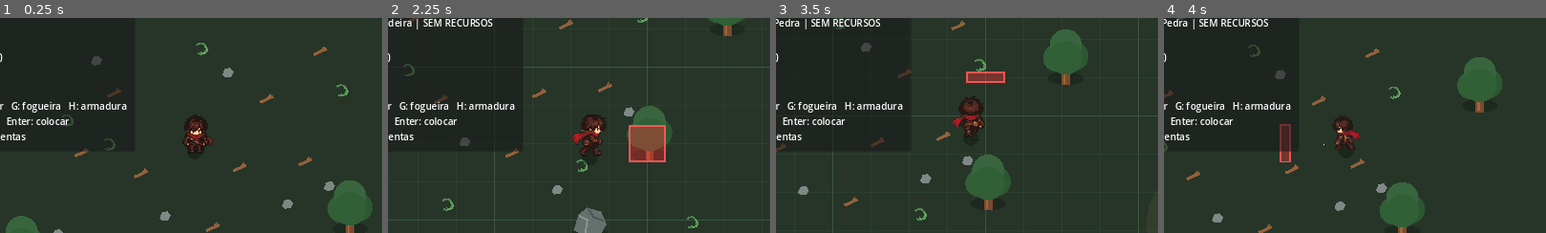
Above: before the commit, frames 1-4 (left to right).
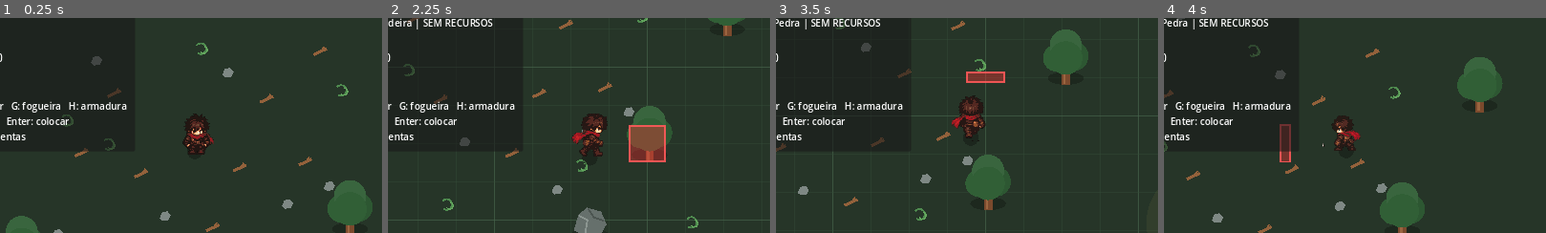
Above: after the commit, the same moments.

Repository: janduyankiingles-ops/Fantasy-Sandbox
Game: Godot game, scene res://scenes/main.tscn
The game is run twice, just before and just after one commit, with the same random seed, the same clock (stepped at 60 frames per second) and the same inputs.
Inputs:
- Up to frame 1 (0.25 s): no input
- Up to frame 2 (2.25 s): tap Enter at 0.5 s; hold D 0.53-1.28 s; tap I at 0.6 s; tap Space at 0.77, 1.52 s; hold S 1.28-2.03 s; tap C at 1.35 s; hold D from 2.03 s (still down); tap B at 2.1 s
- Up to frame 3 (3.5 s): release D at 2.78 s; hold W from 2.78 s (still down); tap Q at 2.85 s; tap Space at 3.02 s
- Up to frame 4 (4 s): release W at 3.53 s; hold A from 3.53 s (still down); tap R at 3.6 s; tap Space at 3.77 s
The pictures show only the part of the screen within x 24-74%, y 21-71%; the shares and areas given below are measured in that part.

The runs differ from the first frame. In frame 1, 0.5% of the frame differs, in the area x 48-56%, y 44-64%; in frame 2, 0.4%; in frame 3, 0.3%; in frame 4, 0.2%.

Commit message:
v0.0.18.1: manually advance player animation frames

Diff:
--- a/scripts/player_visual.gd
+++ b/scripts/player_visual.gd
@@ -15,23 +15,32 @@
 
 const CELL_SIZE: int = 64
 
-var current_state: String = ""
+var current_state: String = "idle"
 var current_direction: String = "down"
+var current_animation_name: String = ""
+var animation_clock: float = 0.0
+var animation_frame_index: int = 0
 
 func _ready() -> void:
 	texture_filter = CanvasItem.TEXTURE_FILTER_NEAREST
+	centered = true
 	position = Vector2(0, -17)
-	scale = Vector2(1.2, 1.2)
+	scale = Vector2(1.25, 1.25)
 	z_index = 1
+
 	_build_sprite_frames()
-	current_state = "idle"
-	current_direction = "down"
-	play("idle_down")
+	_switch_animation("idle", "down")
+
+func _process(delta: float) -> void:
+	_advance_animation(delta)
 
 func _build_sprite_frames() -> void:
 	var frames: SpriteFrames = SpriteFrames.new()
 
-	# Ordem das linhas das folhas Idle/Walk:
+	if frames.has_animation("default"):
+		frames.remove_animation("default")
+
+	# Ordem das linhas nas folhas Idle/Walk:
 	# 0 = frente, 1 = esquerda, 2 = costas, 3 = direita.
 	_add_direction_animations(frames, "down", 0, ATTACK_DOWN, GATHER_DOWN)
 	_add_direction_animations(frames, "left", 1, ATTACK_LEFT, GATHER_LEFT)
@@ -96,13 +105,14 @@
 	frames.set_animation_loop(animation_name, loop_animation)
 
 	for index in range(frame_count):
-		var frame_texture: AtlasTexture = AtlasTexture.new()
-		frame_texture.atlas = sheet
-		frame_texture.region = Rect2(
-			float(index * CELL_SIZE),
-			float(row * CELL_SIZE),
-			float(CELL_SIZE),
-			float(CELL_SIZE)
+		var frame_texture: AtlasTexture = _make_frame_texture(
+			sheet,
+			Rect2(
+				float(index * CELL_SIZE),
+				float(row * CELL_SIZE),
+				float(CELL_SIZE),
+				float(CELL_SIZE)
+			)
 		)
 		frames.add_frame(animation_name, frame_texture)
 
@@ -119,15 +129,27 @@
 	frames.set_animation_loop(animation_name, loop_animation)
 
 	for index in range(frame_count):
-		var frame_texture: AtlasTexture = AtlasTexture.new()
-		frame_texture.atlas = sheet
-		frame_texture.region = Rect2(
-			float(index * CELL_SIZE),
-			0.0,
-			float(CELL_SIZE),
-			float(CELL_SIZE)
+		var frame_texture: AtlasTexture = _make_frame_texture(
+			sheet,
+			Rect2(
+				float(index * CELL_SIZE),
+				0.0,
+				float(CELL_SIZE),
+				float(CELL_SIZE)
+			)
 		)
 		frames.add_frame(animation_name, frame_texture)
+
+func _make_frame_texture(sheet: Texture2D, frame_region: Rect2) -> AtlasTexture:
+	var frame_texture: AtlasTexture = AtlasTexture.new()
+	frame_texture.atlas = sheet
+	frame_texture.region = frame_region
+
+	# Impede que pixels do quadro vizinho apareçam nas bordas quando
+	# o atlas é escalado.
+	frame_texture.filter_clip = true
+
+	return frame_texture
 
 func set_visual_state(state_name: String, facing_direction: Vector2) -> void:
 	var direction_name: String = _get_direction_name(facing_direction)
@@ -138,15 +160,59 @@
 		final_state = "idle"
 		desired_animation = "idle_" + direction_name
 
-	# Não reinicia a animação a cada frame.
-	# Enquanto estado e direção não mudarem, o AnimatedSprite2D continua
-	# avançando normalmente pelos frames atuais.
 	if final_state == current_state and direction_name == current_direction:
 		return
 
-	current_state = final_state
+	_switch_animation(final_state, direction_name)
+
+func _switch_animation(state_name: String, direction_name: String) -> void:
+	var desired_animation: String = state_name + "_" + direction_name
+
+	if not sprite_frames.has_animation(desired_animation):
+		state_name = "idle"
+		desired_animation = "idle_" + direction_name
+
+	current_state = state_name
 	current_direction = direction_name
-	play(desired_animation)
+	current_animation_name = desired_animation
+	animation_clock = 0.0
+	animation_frame_index = 0
+
+	# A animação é avançada manualmente em _process().
+	# Assim não dependemos do estado interno de play/pause do AnimatedSprite2D.
+	stop()
+	animation = current_animation_name
+	frame = 0
+
+func _advance_animation(delta: float) -> void:
+	if current_animation_name.is_empty():
+		return
+	if sprite_frames == null:
+		return
+	if not sprite_frames.has_animation(current_animation_name):
+		return
+
+	var frame_count: int = sprite_frames.get_frame_count(current_animation_name)
+	if frame_count <= 1:
+		frame = 0
+		return
+
+	var fps: float = sprite_frames.get_animation_speed(current_animation_name)
+	if fps <= 0.0:
+		return
+
+	var frame_duration: float = 1.0 / fps
+	animation_clock += delta
+
+	while animation_clock >= frame_duration:
+		animation_clock -= frame_duration
+
+		if sprite_frames.get_animation_loop(current_animation_name):
+			animation_frame_index = (animation_frame_index + 1) % frame_count
+		else:
+			animation_frame_index = mini(animation_frame_index + 1, frame_count - 1)
+
+		frame = animation_frame_index
 
 func _get_direction_name(direction: Vector2) -> String:
 	if direction == Vector2.ZERO:
@@ -161,9 +227,8 @@
 	if abs_y > abs_x + 0.05:
 		return "down" if direction.y > 0.0 else "up"
 
-	# Em diagonais perfeitas, preserva a direção anterior somente quando
-	# ela ainda faz parte do movimento atual. Isso evita piscar entre
-	# duas animações enquanto duas teclas permanecem pressionadas.
+	# Em diagonais perfeitas, mantém a direção visual anterior enquanto
+	# ela ainda fizer parte do movimento.
 	if current_direction == "left" and direction.x < 0.0:
 		return "left"
 	if current_direction == "right" and direction.x > 0.0:
